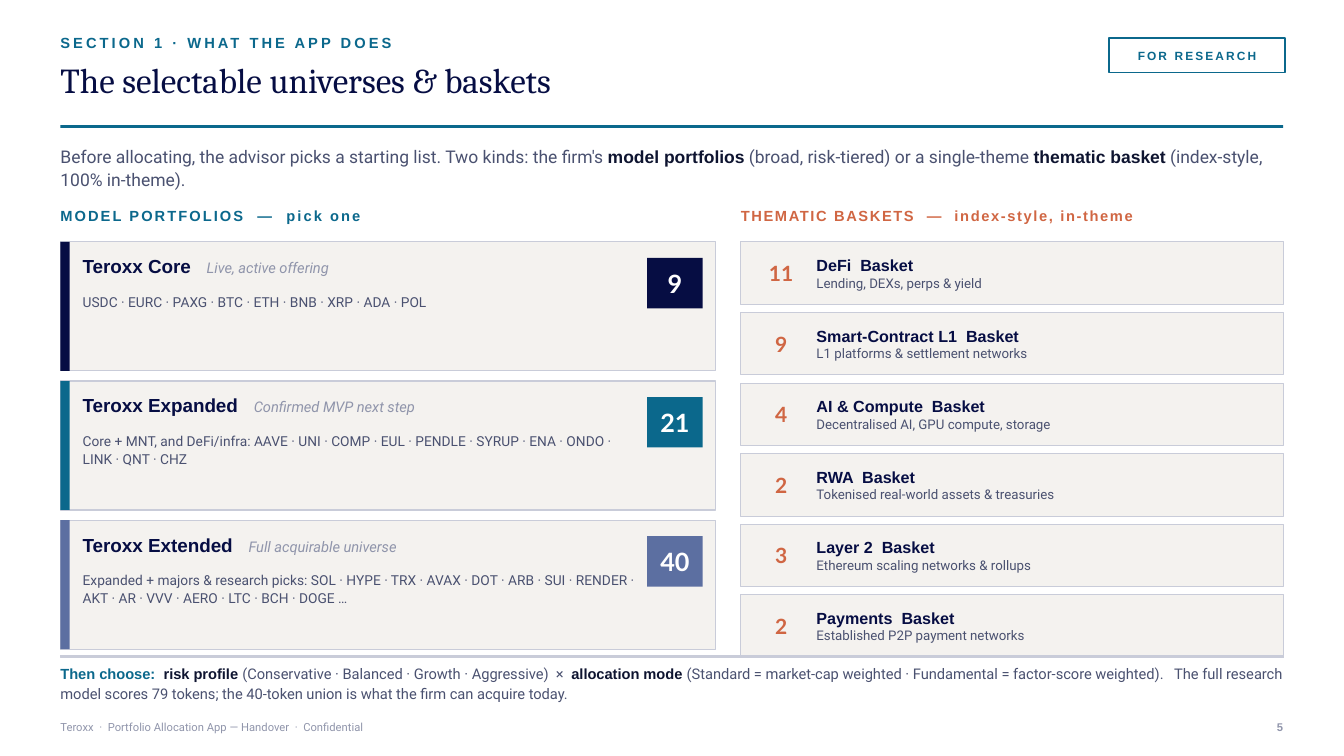
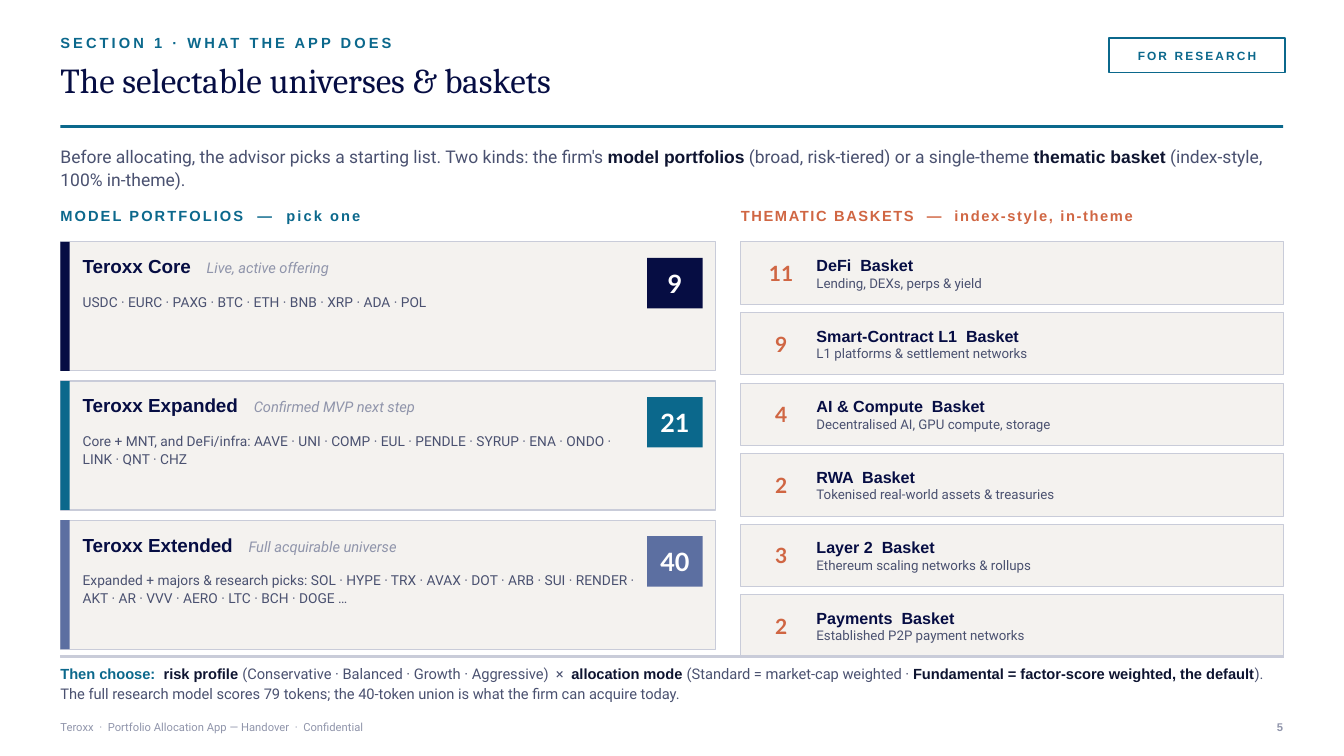
Before and after one commit to abiesaga90/teroxx-portfolio-app, a slide deck: slide 7 of handover/Teroxx_Portfolio_App_Handover.pptx. Drawn at 1344x756 pixels with LibreOffice and Linux fonts; fonts in the diff are those of the drawing. Boxes give left, top, right and bottom in pixels: in the first picture for what was removed or moved away, otherwise in the second. Text is boxed around its words. In the diff, an @@ line names an element or a change of style, - is before the commit and + after.

```diff
--- a/handover/Teroxx_Portfolio_App_Handover.pptx
+++ b/handover/Teroxx_Portfolio_App_Handover.pptx
@@ text at (x1=60, y1=667, x2=1263, y2=702): text changed @@
-Then choose: risk profile (Conservative · Balanced · Growth · Aggressive) × allocation mode (Standard = market-cap weighted · Fundamental = factor-score weighted). The full research model scores 79 tokens; the 40-token union is what the firm can acquire today.
+Then choose: risk profile (Conservative · Balanced · Growth · Aggressive) × allocation mode (Standard = market-cap weighted · Fundamental = factor-score weighted, the default). The full research model scores 79 tokens; the 40-token union is what the firm can acquire today.
```
Also in this commit, not shown: 1 other slide changed, 2 other files.
